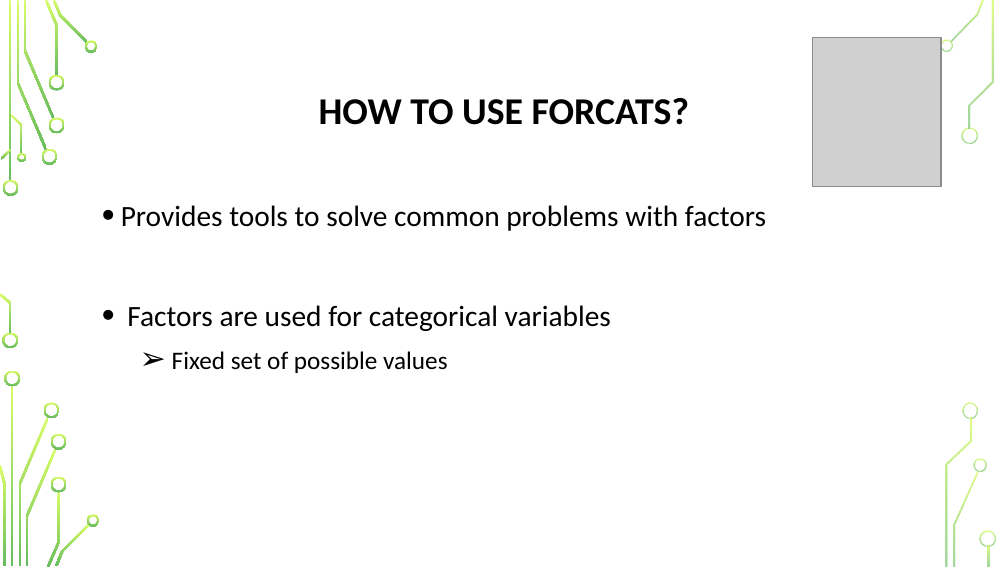
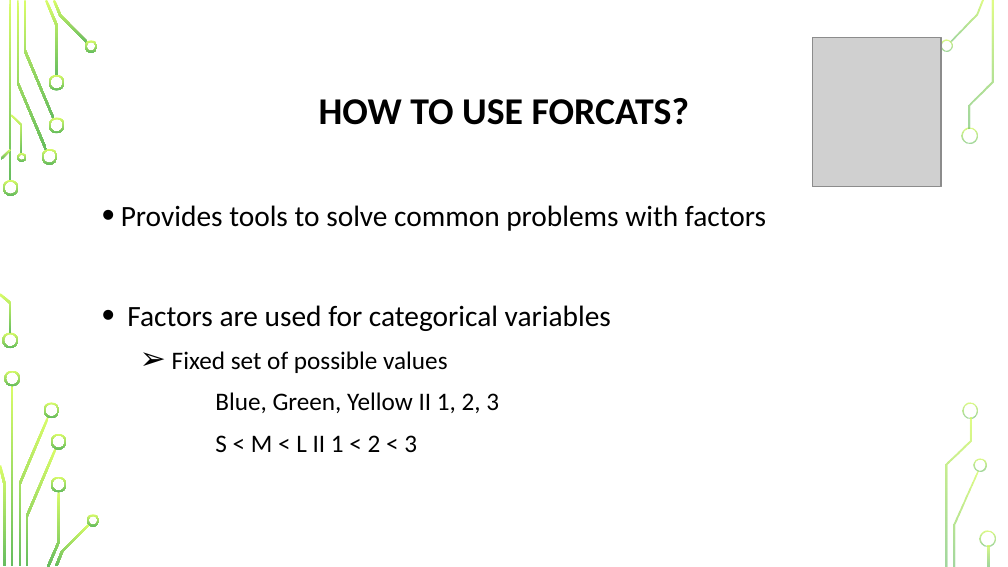
Before and after one commit to AlexanderKleine/blogdown-forcats, a slide deck: slide 9 of BlogDown&Forcats.pptx. Drawn at 1008x567 pixels with LibreOffice and Linux fonts; fonts in the diff are those of the drawing; grey boxes stand for pictures; background and template pictures are left out. Boxes give left, top, right and bottom in pixels: in the first picture for what was removed or moved away, otherwise in the second. Text is boxed around its words. In the diff, an @@ line names an element or a change of style, - is before the commit and + after.

```diff
--- a/BlogDown&Forcats.pptx
+++ b/BlogDown&Forcats.pptx
@@ text at bbox=[215, 392, 499, 452]: paragraphs added @@
+  Blue, Green, Yellow II 1, 2, 3
+  S < M < L II 1 < 2 < 3
```
Also in this commit, not shown: 5 other slides changed, 2 slides added, 4 other files.
